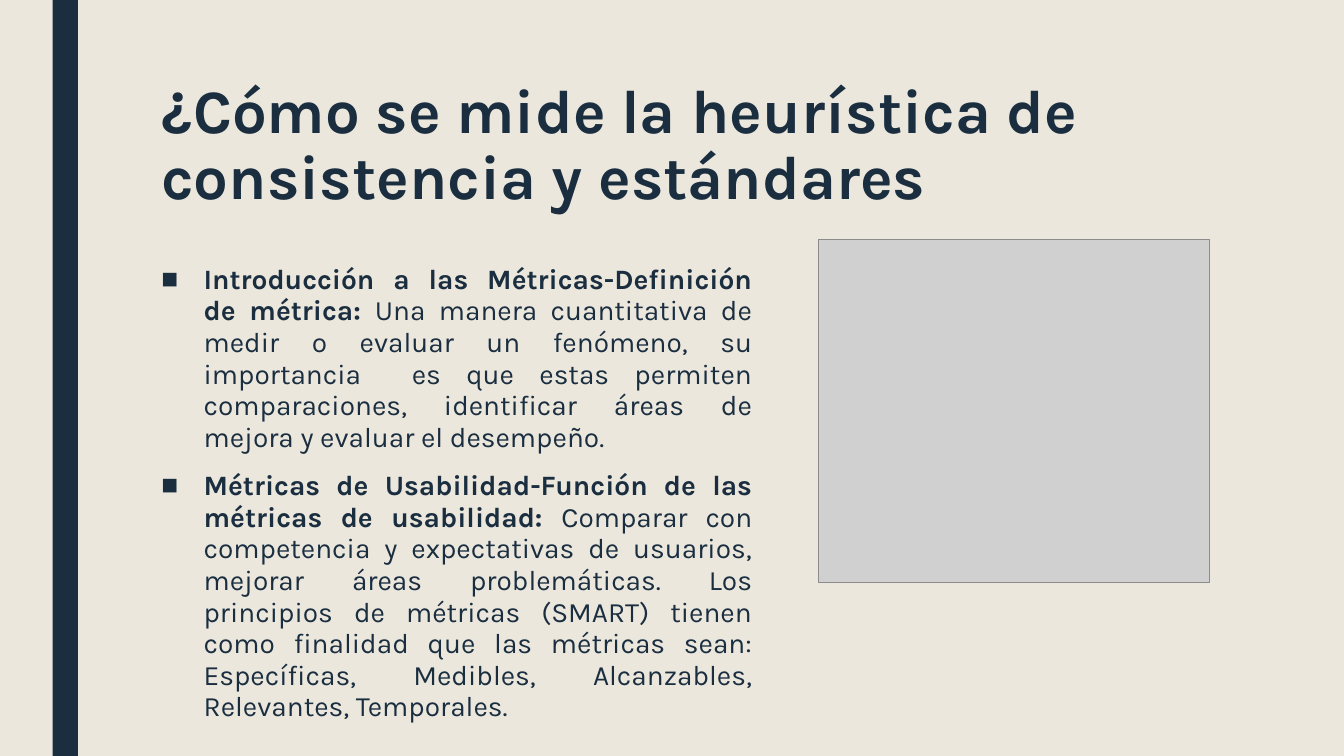
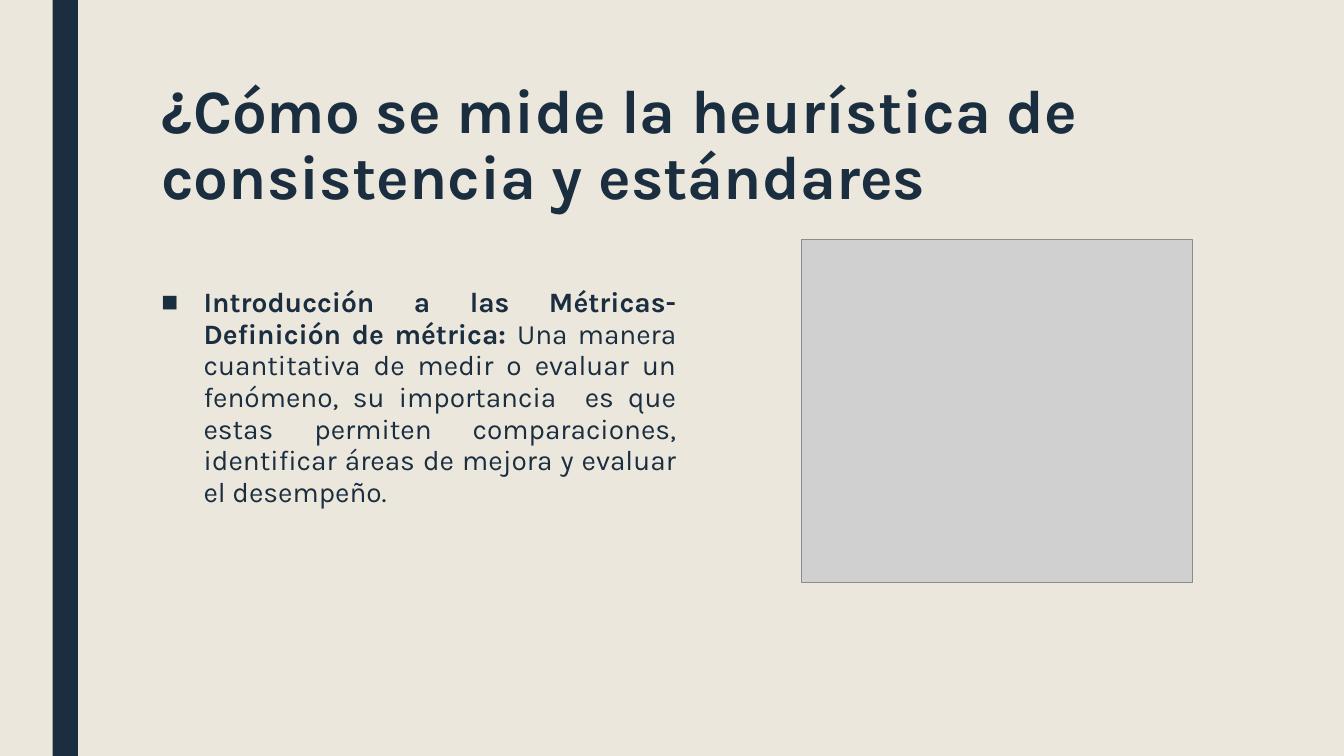
Before and after one commit to JuanPabloAlbaMartinez/Consistencia-Est-ndares, a slide deck: slide 6 of ConsistenciayEstandares.pptx. Drawn at 1344x756 pixels with LibreOffice and Linux fonts; fonts in the diff are those of the drawing; grey boxes stand for pictures. Boxes give left, top, right and bottom in pixels: in the first picture for what was removed or moved away, otherwise in the second. Text is boxed around its words. In the diff, an @@ line names an element or a change of style, - is before the commit and + after.

```diff
--- a/ConsistenciayEstandares.pptx
+++ b/ConsistenciayEstandares.pptx
@@ picture: place and size @@
-picture at (819,240,1210,583)
+picture at (802,240,1193,583)
@@ text "Introducción a las Métricas-Definición de ...": place and size @@
-text "Introducción a las Métricas-Definición de ..." at (204,267,753,723)
+text "Introducción a las Métricas-Definición de ..." at (204,290,676,509)
@@ text at (204,473,753,723): paragraph removed @@
-■ Métricas de Usabilidad-Función de las métricas de usabilidad: Comparar con competencia y expectativas de usuarios, mejorar áreas problemáticas. Los principios de métricas (SMART) tienen como finalidad que las métricas sean: Específicas, Medibles, Alcanzables, Relevantes, Temporales.
```
Also in this commit, not shown: 4 other slides changed, 4 other files.
